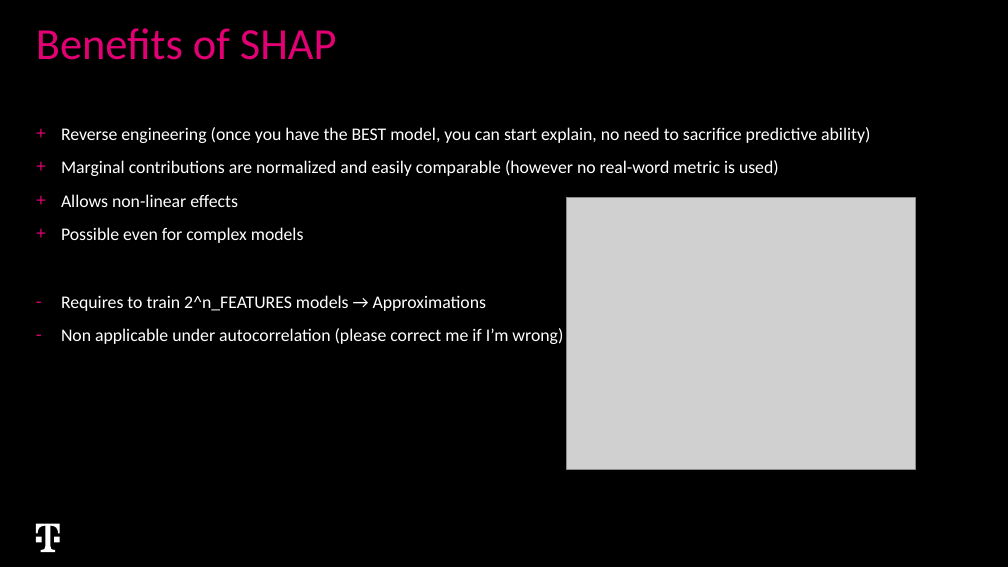
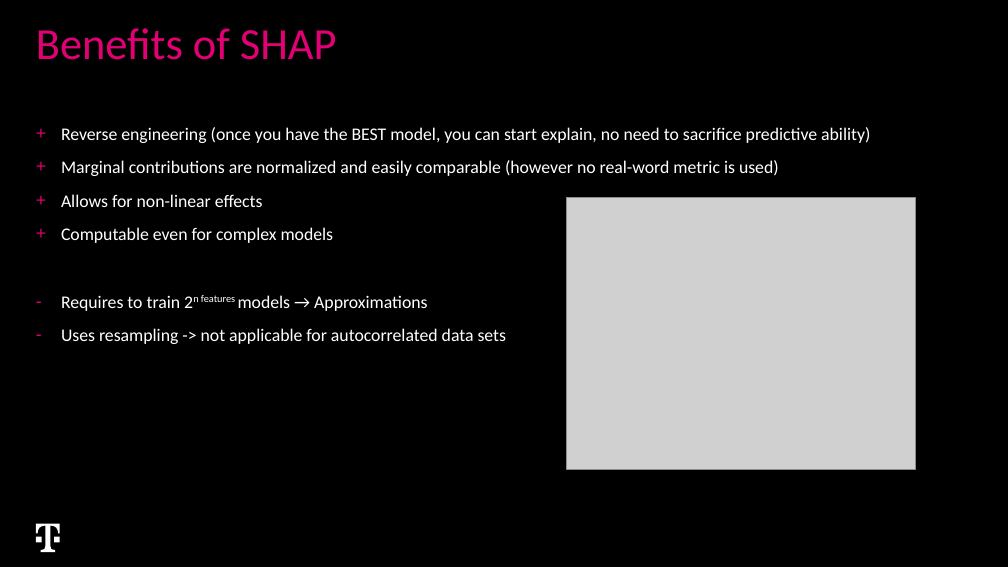
Before and after one commit to VondracekS/ExplainabilityExchange, a slide deck: slide 7 of ExplainerDahboards_AIS_KnowledgeExchange.pptx (slide 4 before the commit). Drawn at 1008x567 pixels with LibreOffice and Linux fonts; fonts in the diff are those of the drawing; grey boxes stand for pictures; background and template pictures are left out. Boxes give left, top, right and bottom in pixels: in the first picture for what was removed or moved away, otherwise in the second. Text is boxed around its words. In the diff, an @@ line names an element or a change of style, - is before the commit and + after.

Commit message:
presentation changes

```diff
--- a/ExplainerDahboards_AIS_KnowledgeExchange.pptx
+++ b/ExplainerDahboards_AIS_KnowledgeExchange.pptx
@@ text at bbox=[61, 194, 507, 344]: text changed @@
-+ Allows non-linear effects
-+ Possible even for complex models
-– Requires to train 2^n_FEATURES models → Approximations
-– Non applicable under autocorrelation (please correct me if I’m wrong)
++ Allows for non-linear effects
++ Computable even for complex models
+– Requires to train 2n features models → Approximations
+– Uses resampling -> not applicable for autocorrelated data sets
```
Also in this commit, not shown: 3 other slides changed, 4 slides added, 1 slide removed, 3 other files.
